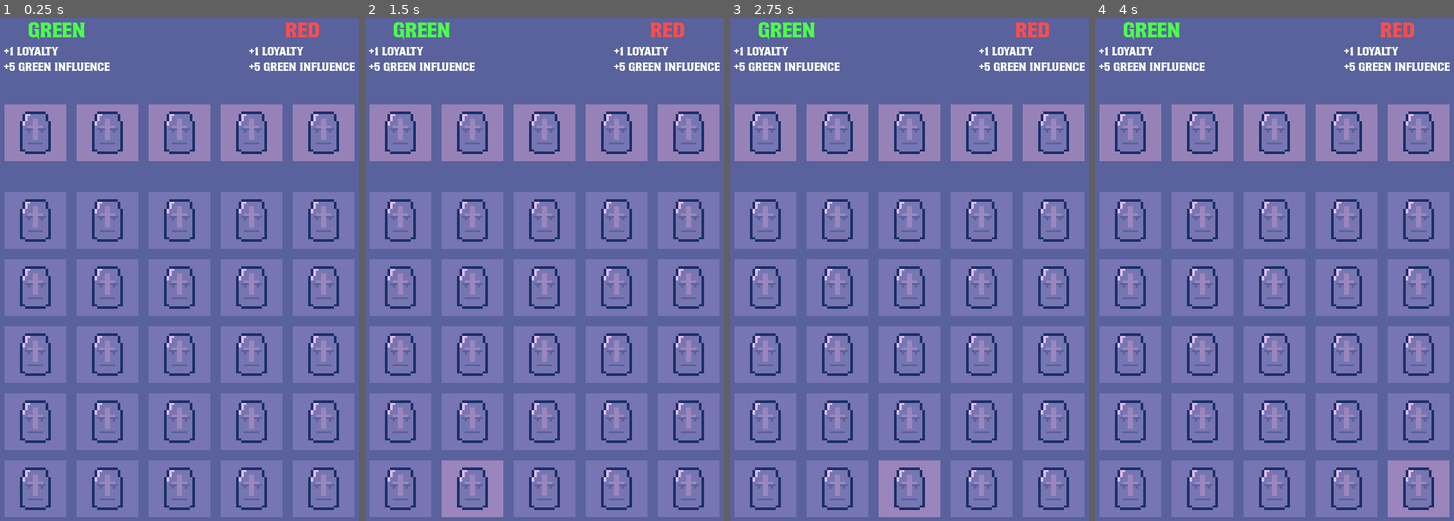
Above: before the commit, frames 1-4 (left to right).
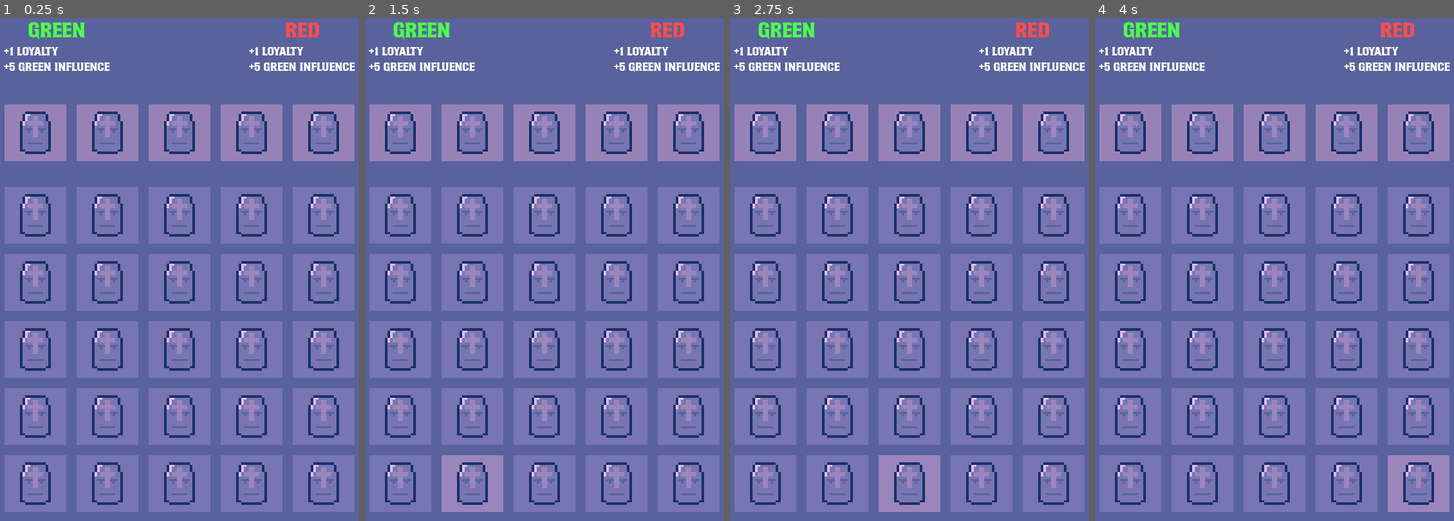
Above: after the commit, the same moments.

Repository: frostblooded/influencer
Game: Godot game, scene res://scenes/game.tscn
Same seed, same stepped clock (60 frames per second), same inputs: the game is played once before the commit and once after it.
Inputs (mouse positions are in pixels of both pictures, inside the frame that each line leads up to):
- Up to frame 1 (0.25 s): no input
- Up to frame 2 (1.5 s): tap Enter at 0.5 s; move the mouse to (400, 490) at 0.52 s; tap Space at 1.25 s; move the mouse to (472, 490) at 1.27 s
- Up to frame 3 (2.75 s): tap Enter at 2 s; move the mouse to (909, 490) at 2.02 s
- Up to frame 4 (4 s): tap Space at 2.75 s; move the mouse to (1346, 490) at 2.77 s; tap Enter at 3.5 s; move the mouse to (1418, 490) at 3.52 s

The runs differ from the first frame. In frame 1, 18% of the frame differs, in the area x 1-99%, y 19-100%; in frame 2, 18%; in frame 3, 18%; in frame 4, 18%.

Commit message:
Make grid automatically generated

Diff:
--- a/scenes/game.tscn
+++ b/scenes/game.tscn
@@ -1,6 +1,7 @@
-[gd_scene load_steps=5 format=3 uid="uid://cvvvodfer4c1a"]
+[gd_scene load_steps=6 format=3 uid="uid://cvvvodfer4c1a"]
 
 [ext_resource type="PackedScene" uid="uid://vjq83572qbuv" path="res://scenes/grid_cell.tscn" id="1_jw3tg"]
+[ext_resource type="Script" path="res://scripts/grid.gd" id="2_g36i2"]
 [ext_resource type="PackedScene" uid="uid://30mydrptkp5p" path="res://scenes/element_cell.tscn" id="3_au48s"]
 
 [sub_resource type="Gradient" id="Gradient_nvnxt"]
@@ -74,81 +75,6 @@
 text = "+1 loyalty
 +5 green influence"
 
-[node name="GridCell" parent="." instance=ExtResource("1_jw3tg")]
-position = Vector2(64, 744)
-
-[node name="GridCell2" parent="." instance=ExtResource("1_jw3tg")]
-position = Vector2(176, 744)
-
-[node name="GridCell3" parent="." instance=ExtResource("1_jw3tg")]
-position = Vector2(288, 744)
-
-[node name="GridCell4" parent="." instance=ExtResource("1_jw3tg")]
-position = Vector2(400, 744)
-
-[node name="GridCell5" parent="." instance=ExtResource("1_jw3tg")]
-position = Vector2(512, 744)
-
-[node name="GridCell6" parent="." instance=ExtResource("1_jw3tg")]
-position = Vector2(64, 640)
-
-[node name="GridCell7" parent="." instance=ExtResource("1_jw3tg")]
-position = Vector2(176, 640)
-
-[node name="GridCell8" parent="." instance=ExtResource("1_jw3tg")]
-position = Vector2(288, 640)
-
-[node name="GridCell9" parent="." instance=ExtResource("1_jw3tg")]
-position = Vector2(400, 640)
-
-[node name="GridCell10" parent="." instance=ExtResource("1_jw3tg")]
-position = Vector2(512, 640)
-
-[node name="GridCell11" parent="." instance=ExtResource("1_jw3tg")]
-position = Vector2(64, 536)
-
-[node name="GridCell12" parent="." instance=ExtResource("1_jw3tg")]
-position = Vector2(176, 536)
-
-[node name="GridCell13" parent="." instance=ExtResource("1_jw3tg")]
-position = Vector2(288, 536)
-
-[node name="GridCell14" parent="." instance=ExtResource("1_jw3tg")]
-position = Vector2(400, 536)
-
-[node name="GridCell15" parent="." instance=ExtResource("1_jw3tg")]
-position = Vector2(512, 536)
-
-[node name="GridCell16" parent="." instance=ExtResource("1_jw3tg")]
-position = Vector2(64, 432)
-
-[node name="GridCell17" parent="." instance=ExtResource("1_jw3tg")]
-position = Vector2(176, 432)
-
-[node name="GridCell18" parent="." instance=ExtResource("1_jw3tg")]
-position = Vector2(288, 432)
-
-[node name="GridCell19" parent="." instance=ExtResource("1_jw3tg")]
-position = Vector2(400, 432)
-
-[node name="GridCell20" parent="." instance=ExtResource("1_jw3tg")]
-position = Vector2(512, 432)
-
-[node name="GridCell21" parent="." instance=ExtResource("1_jw3tg")]
-position = Vector2(64, 328)
-
-[node name="GridCell22" parent="." instance=ExtResource("1_jw3tg")]
-position = Vector2(176, 328)
-
-[node name="GridCell23" parent="." instance=ExtResource("1_jw3tg")]
-position = Vector2(288, 328)
-
-[node name="GridCell24" parent="." instance=ExtResource("1_jw3tg")]
-position = Vector2(400, 328)
-
-[node name="GridCell25" parent="." instance=ExtResource("1_jw3tg")]
-position = Vector2(512, 328)
-
 [node name="ElementCell" parent="." instance=ExtResource("3_au48s")]
 position = Vector2(64, 192)
 
@@ -163,3 +89,9 @@
 
 [node name="ElementCell5" parent="." instance=ExtResource("3_au48s")]
 position = Vector2(512, 192)
+
+[node name="Grid" type="Node2D" parent="."]
+position = Vector2(64, 320)
+script = ExtResource("2_g36i2")
+cell_scene = ExtResource("1_jw3tg")
+cell_y_diff = 104
--- a/scripts/cell.gd
+++ b/scripts/cell.gd
@@ -1,8 +1,13 @@
+class_name Cell
 extends Node2D
 
 @export var area_2d: Area2D
 @export var default_sprite_2d: Sprite2D
 @export var hovered_sprite_2d: Sprite2D
+@export var top_cell: Cell
+@export var right_cell: Cell
+@export var bottom_cell: Cell
+@export var left_cell: Cell
 
 func _ready() -> void:
 	Helpers.safe_connect(area_2d.mouse_entered, on_mouse_entered)
--- /dev/null
+++ b/scripts/grid.gd
@@ -0,0 +1,39 @@
+extends Node2D
+
+@export var width: int = 5
+@export var height: int = 5
+@export var cell_scene: PackedScene
+@export var cell_x_diff: int = 112
+@export var cell_y_diff: int = 112
+
+var _cells_cache: Array[Array] = []
+
+func _ready() -> void:
+	var resize_height_result: int = _cells_cache.resize(height)
+	if resize_height_result != OK:
+		push_error(error_string(resize_height_result))
+		return
+
+	for row_idx: int in range(0, _cells_cache.size()):
+		var resize_width_result: int = _cells_cache[row_idx].resize(width)
+		if resize_width_result != OK:
+			push_error(error_string(resize_width_result))
+			return
+
+	for row_idx: int in range(0, height):
+		for col_idx: int in range(0, width):
+			var cell_instance: Cell = cell_scene.instantiate() as Cell
+			_cells_cache[row_idx][col_idx] = cell_instance
+
+			var top_neighbor: Cell = _cells_cache[row_idx - 1][col_idx]
+			if top_neighbor:
+				cell_instance.top_cell = top_neighbor
+				top_neighbor.bottom_cell = cell_instance
+
+			var left_neighbor: Cell = _cells_cache[row_idx][col_idx - 1]
+			if left_neighbor:
+				cell_instance.left_cell = left_neighbor
+				left_neighbor.right_cell = cell_instance
+
+			cell_instance.position = Vector2(col_idx * cell_x_diff, row_idx * cell_y_diff)
+			add_child(cell_instance)
--- a/scripts/grid_cell.gd
+++ /dev/null
@@ -1,20 +0,0 @@
-extends Node2D
-
-@export var area_2d: Area2D
-@export var default_sprite_2d: Sprite2D
-@export var hovered_sprite_2d: Sprite2D
-
-func _ready() -> void:
-	Helpers.safe_connect(area_2d.mouse_entered, on_mouse_entered)
-	Helpers.safe_connect(area_2d.mouse_exited, on_mouse_exited)
-
-	default_sprite_2d.show()
-	hovered_sprite_2d.hide()
-
-func on_mouse_entered() -> void:
-	default_sprite_2d.hide()
-	hovered_sprite_2d.show()
-
-func on_mouse_exited() -> void:
-	default_sprite_2d.show()
-	hovered_sprite_2d.hide()
Binary file changed: assets/soldier.aseprite
Binary file changed: assets/soldier.png
